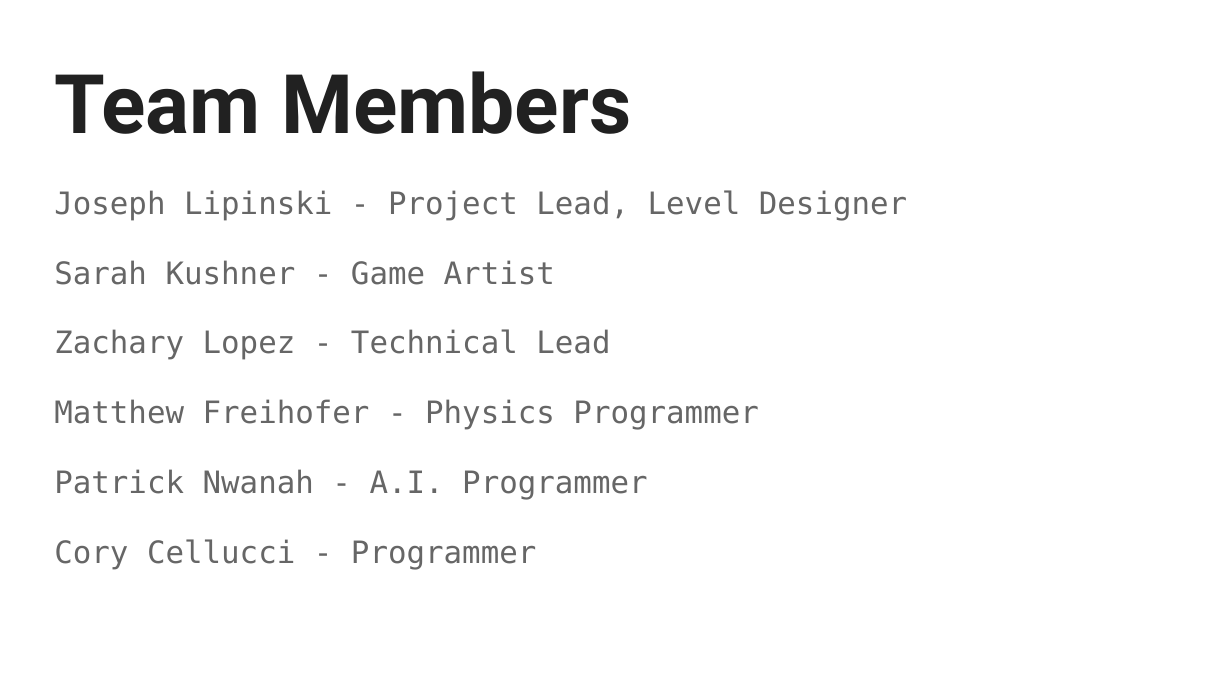
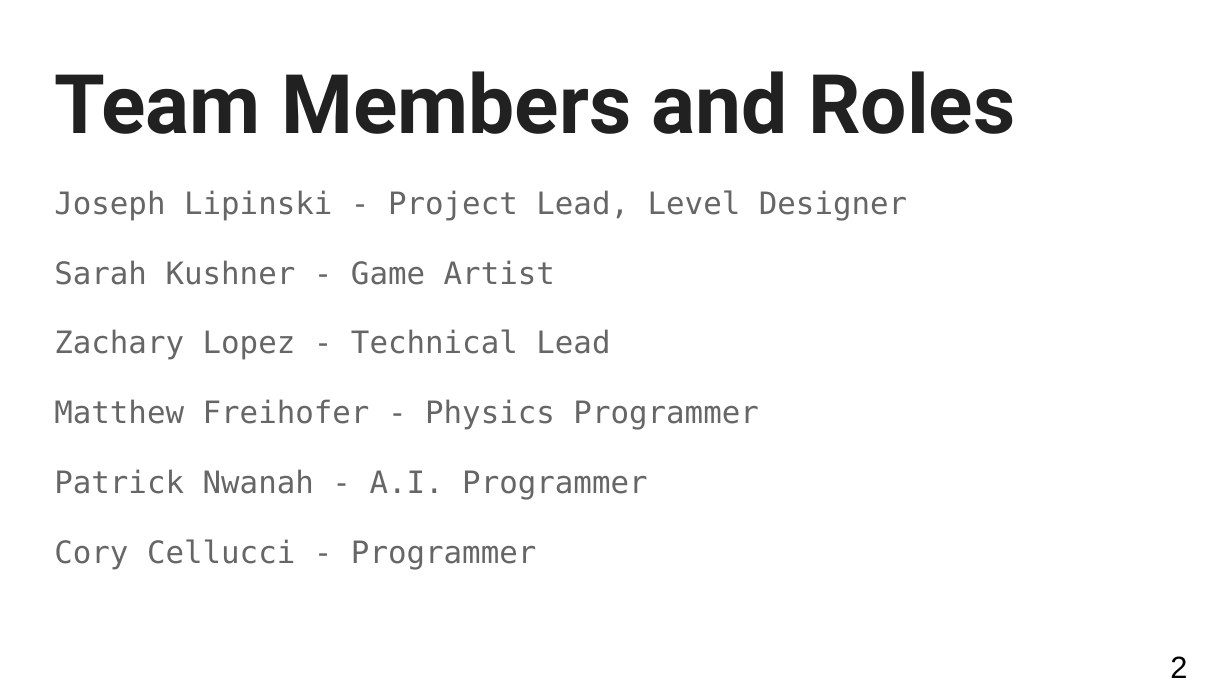
Before and after one commit to drexel-game-devs/Project_Folder, a slide deck: slide 2 of Labs/L3/Project Proposal.pptx (slide 3 before the commit). Drawn at 1232x693 pixels with LibreOffice and Linux fonts; fonts in the diff are those of the drawing. Boxes give left, top, right and bottom in pixels: in the first picture for what was removed or moved away, otherwise in the second. Text is boxed around its words. In the diff, an @@ line names an element or a change of style, - is before the commit and + after.

```diff
--- a/Labs/L3/Project Proposal.pptx
+++ b/Labs/L3/Project Proposal.pptx
@@ title at bbox=[54, 71, 1015, 134]: text changed @@
-Team Members
+Team Members and Roles
@@ page number added at bbox=[1170, 656, 1187, 678], 18 pt, text #000000 @@
+2
```
Also in this commit, not shown: 3 other slides changed, 5 slides added, 1 slide removed.
